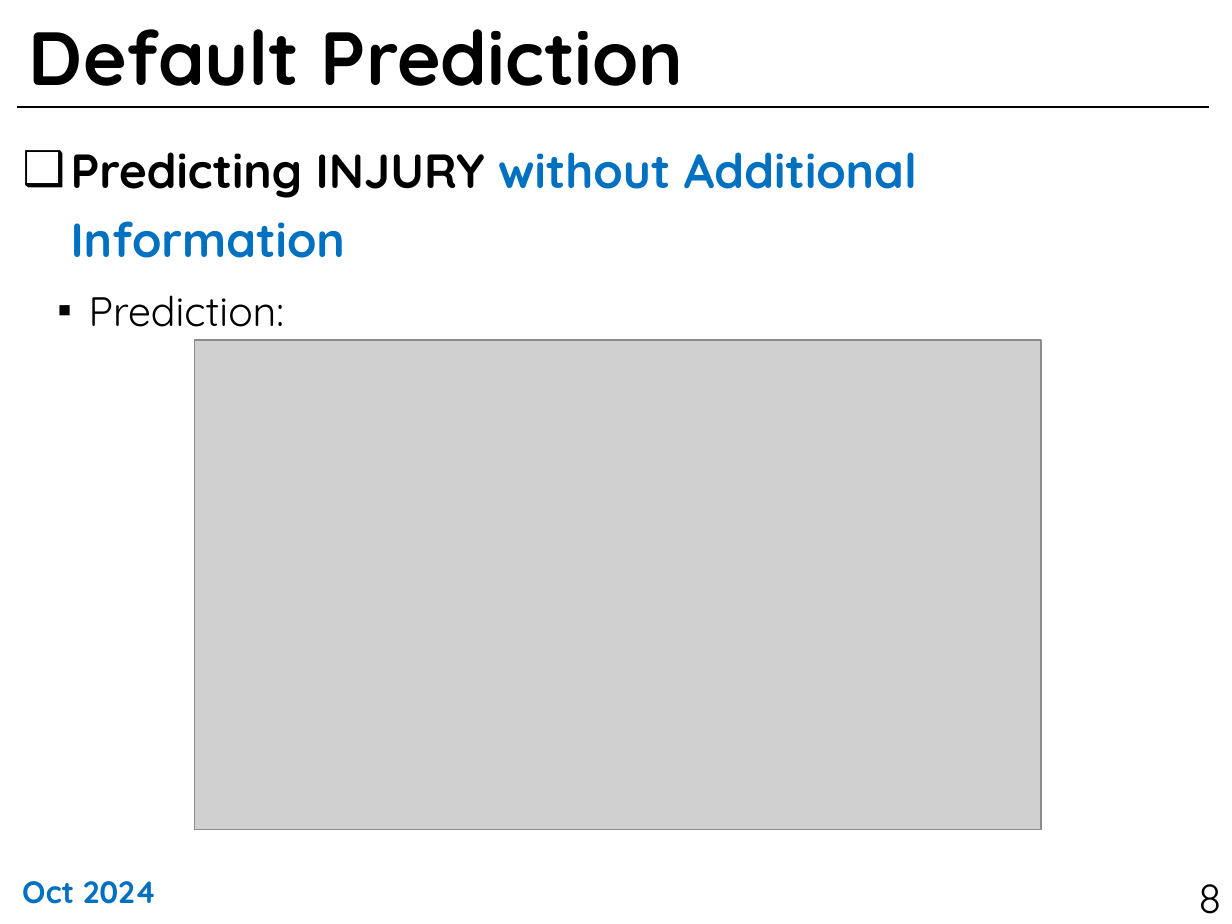
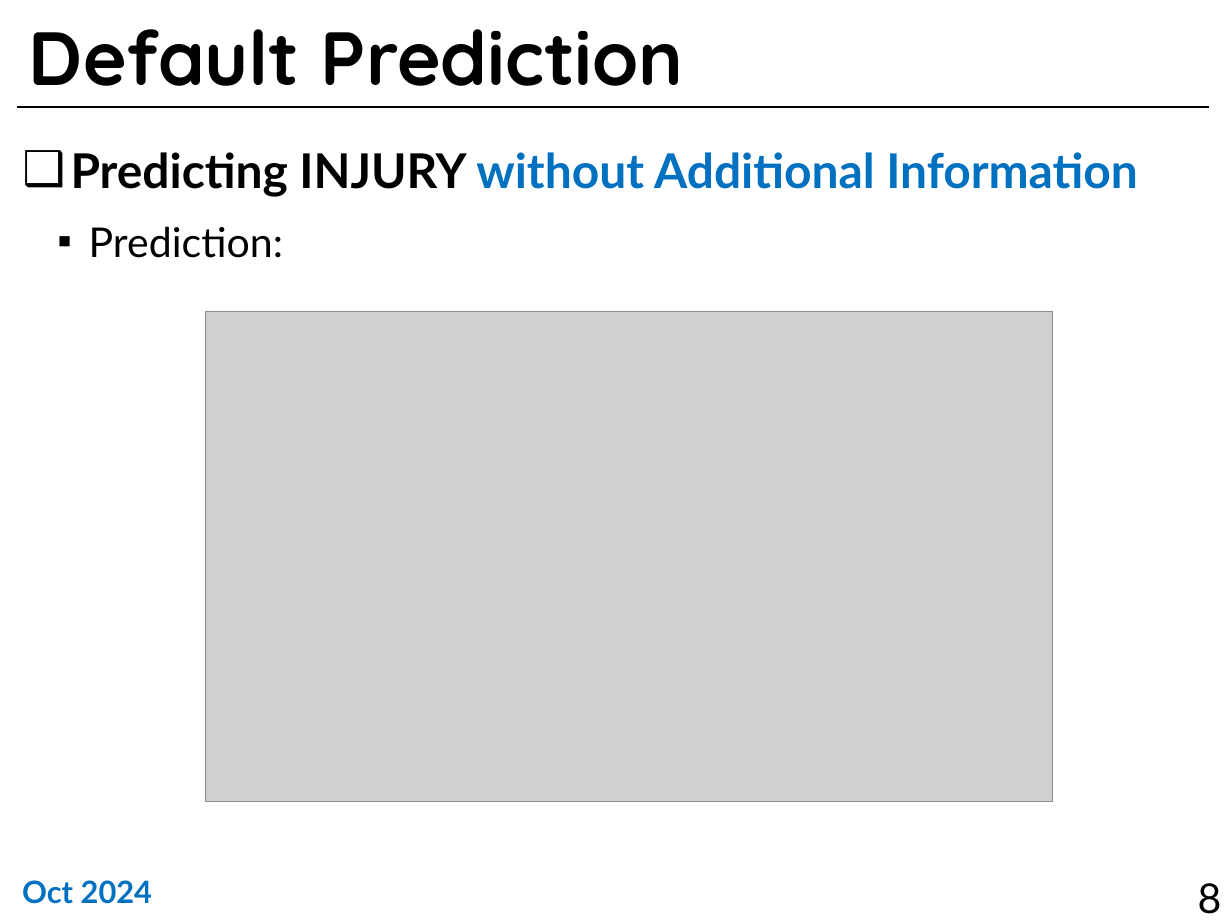
Before and after one commit to sunukkim98/DataAnalysis, a slide deck: slide 8 of mid_term_project/data_analysis_midterm_project_slide.pptx. Drawn at 1232x924 pixels with LibreOffice and Linux fonts; fonts in the diff are those of the drawing; grey boxes stand for pictures. Boxes give left, top, right and bottom in pixels: in the first picture for what was removed or moved away, otherwise in the second. Text is boxed around its words. In the diff, an @@ line names an element or a change of style, - is before the commit and + after.

```diff
--- a/mid_term_project/data_analysis_midterm_project_slide.pptx
+++ b/mid_term_project/data_analysis_midterm_project_slide.pptx
@@ picture moved from (x1=195, y1=340, x2=1041, y2=829) to (x1=206, y1=312, x2=1052, y2=801) @@
@@ font Quicksand to Lato in 3 elements at (x1=71, y1=152, x2=1138, y2=258), (x1=1198, y1=883, x2=1222, y2=914), (x1=22, y1=880, x2=152, y2=904) @@
```
Also in this commit, not shown: 27 other slides changed, 4 slides added.
